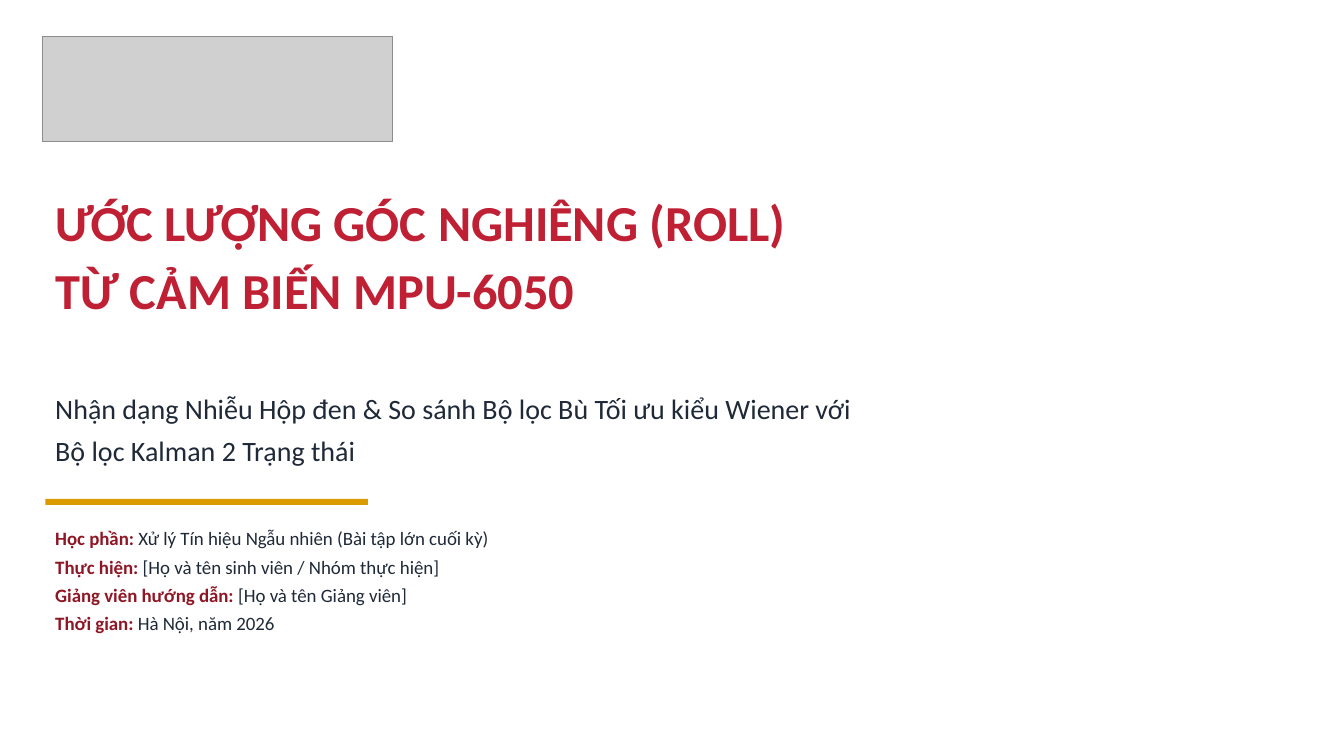
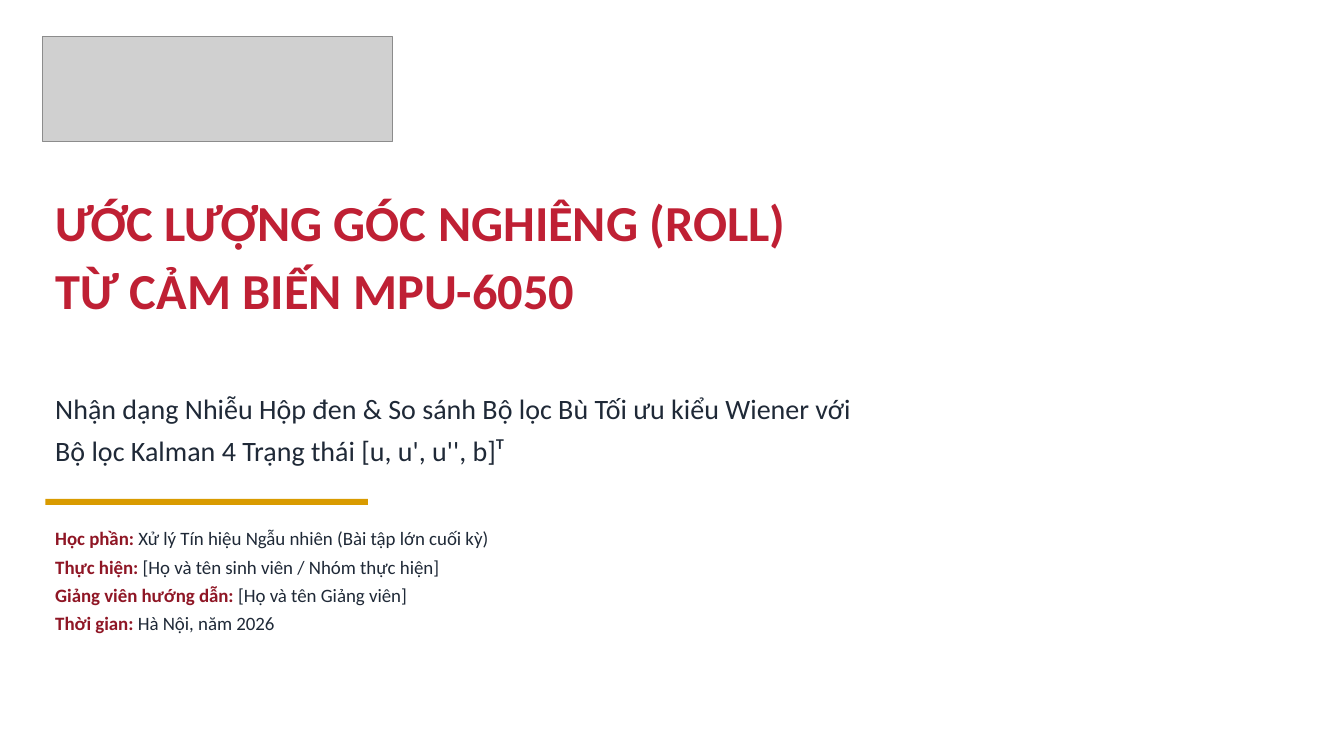
Before and after one commit to ducnguynx/mpu6050-model, a slide deck: slide 1 of outputs/slides/MPU6050_Roll_Estimation_Wiener_vs_Kalman.pptx. Drawn at 1344x756 pixels with LibreOffice and Linux fonts; fonts in the diff are those of the drawing; grey boxes stand for pictures; background and template pictures are left out. Boxes give left, top, right and bottom in pixels: in the first picture for what was removed or moved away, otherwise in the second. Text is boxed around its words. In the diff, an @@ line names an element or a change of style, - is before the commit and + after.

```diff
--- a/outputs/slides/MPU6050_Roll_Estimation_Wiener_vs_Kalman.pptx
+++ b/outputs/slides/MPU6050_Roll_Estimation_Wiener_vs_Kalman.pptx
@@ text at (55, 396, 850, 466): text changed @@
-Nhận dạng Nhiễu Hộp đen & So sánh Bộ lọc Bù Tối ưu kiểu Wiener với Bộ lọc Kalman 2 Trạng thái
+Nhận dạng Nhiễu Hộp đen & So sánh Bộ lọc Bù Tối ưu kiểu Wiener với Bộ lọc Kalman 4 Trạng thái [u, u', u'', b]ᵀ
```
Also in this commit, not shown: 9 other slides changed, 11 other files.
